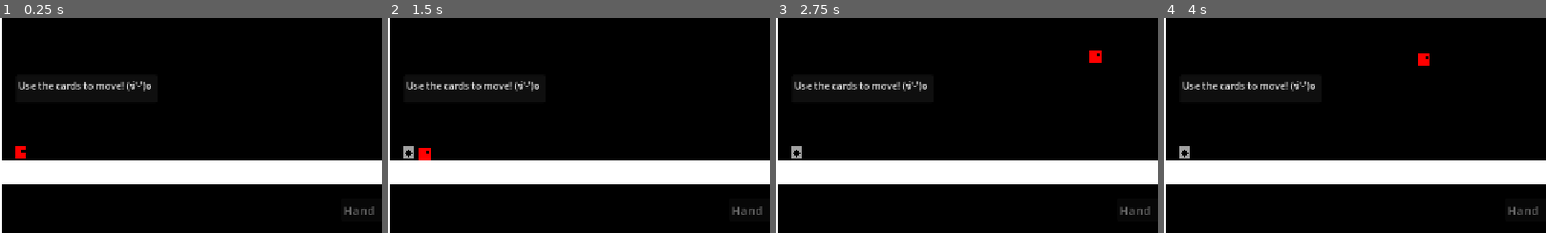
Above: before the commit, frames 1-4 (left to right).
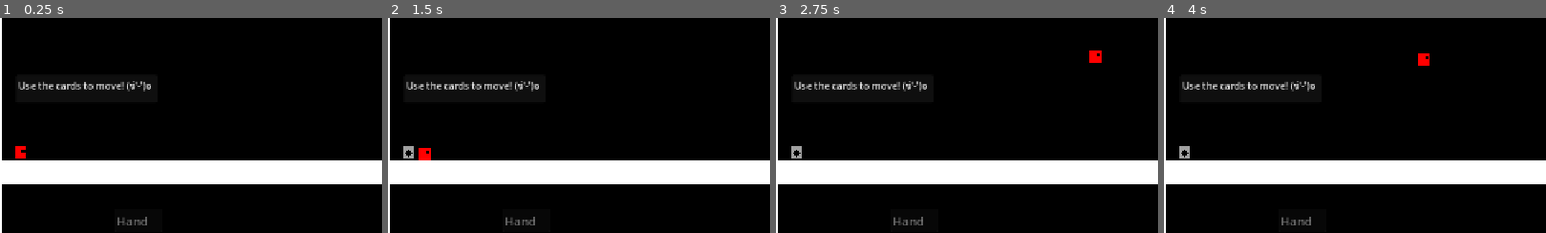
Above: after the commit, the same moments.

Repository: aduImperfect/GMTK20206_Game
Game: Godot game, scene res://Scenes/main.tscn
Two runs of this game, one before a commit and one after it. Both use one fixed random seed, a clock stepped at 60 frames per second and the inputs below.
Inputs (mouse positions are % of the whole screen's width and height, from its top left):
- Up to frame 1 (0.25 s): no input
- Up to frame 2 (1.5 s): click (23, 10) at 0.52 s; type "12" at 0.6 s; tap Enter at 1.25 s; move the mouse to (72, 45) at 1.27 s; hold Right from 1.28 s (still down); tap Shift at 1.35 s; click (72, 45) at 1.42 s
- Up to frame 3 (2.75 s): keep holding Right; tap Space at 1.52, 2, 2.27 s; move the mouse to (30, 55) at 2.02 s; tap Shift at 2.1 s
- Up to frame 4 (4 s): tap Enter at 2.75 s; move the mouse to (60, 28) at 2.77 s; release Right at 2.78 s; hold Left 2.78-3.53 s; tap Shift at 2.85, 3.6 s; tap Space at 3.5, 3.77 s; move the mouse to (45, 70) at 3.52 s; hold Right from 3.53 s (still down); click (45, 70) at 3.67 s
The pictures show only the part of the screen within x 3-53%, y 22-72%; the shares and areas given below are measured in that part.

The runs differ from the first frame. In frame 1, 0.3% of the frame differs, in the area x 30-98%, y 87-97%; in frame 2, 0.3%; in frame 3, 0.3%; in frame 4, 0.3%.
Error after the commit: Out of bounds get index '11' (on base: 'Array[Array]') (res://Scripts/card_mgr.gd:40)

Commit message:
Adding card based hand drawing behaviour along with ability for designer to set particular card values for each level and custom hand limit. With a delay showcase - can see cards opening up and closing on level switching (on goal reaching) and changing hand

Diff:
--- a/gmtk-game/Levels/level_01.tscn
+++ b/gmtk-game/Levels/level_01.tscn
@@ -5,14 +5,25 @@
 [ext_resource type="PackedScene" uid="uid://dbswmh8aba0vb" path="res://Scenes/start.tscn" id="3_xfk5q"]
 [ext_resource type="PackedScene" uid="uid://c7kw2s1jyomna" path="res://Scenes/death.tscn" id="4_1cq4g"]
 [ext_resource type="PackedScene" uid="uid://o11jqegfw74n" path="res://Scenes/campos.tscn" id="4_ocwms"]
+[ext_resource type="PackedScene" uid="uid://cewwvkacexvk2" path="res://Scenes/cardvalues.tscn" id="6_pbphk"]
 
 [node name="Level_01" type="Node2D" unique_id=234875700]
 
 [node name="Start" parent="." unique_id=1470424718 instance=ExtResource("3_xfk5q")]
 position = Vector2(73, 381)
 
-[node name="Goal2" parent="." unique_id=1634378711 instance=ExtResource("2_8ffim")]
+[node name="Goal" parent="." unique_id=1634378711 instance=ExtResource("2_8ffim")]
 position = Vector2(1195, 382)
+
+[node name="Death" parent="." unique_id=1296578022 instance=ExtResource("4_1cq4g")]
+position = Vector2(920, 750)
+scale = Vector2(100, 1)
+
+[node name="Campos" parent="." unique_id=952399795 instance=ExtResource("4_ocwms")]
+position = Vector2(641, 152)
+
+[node name="CardValues" parent="." unique_id=1516587373 instance=ExtResource("6_pbphk")]
+handValues = Array[int]([1, 1])
 
 [node name="Ground_W_R_2" parent="." unique_id=1751980 instance=ExtResource("1_vk57k")]
 position = Vector2(20, 362)
@@ -34,10 +45,6 @@
 position = Vector2(640.00006, 22)
 scale = Vector2(30, 1)
 
-[node name="Death" parent="." unique_id=1296578022 instance=ExtResource("4_1cq4g")]
-position = Vector2(920, 750)
-scale = Vector2(100, 1)
-
 [node name="LevelEnd2" type="TextEdit" parent="." unique_id=357667467]
 offset_left = 1050.0
 offset_top = 272.0
@@ -53,6 +60,3 @@
 offset_bottom = 299.0
 text = "Use the cards to move! (ง'̀-'́)ง"
 metadata/_edit_use_anchors_ = true
-
-[node name="Campos" parent="." unique_id=952399795 instance=ExtResource("4_ocwms")]
-position = Vector2(641, 152)
--- a/gmtk-game/Levels/level_02.tscn
+++ b/gmtk-game/Levels/level_02.tscn
@@ -5,6 +5,7 @@
 [ext_resource type="PackedScene" uid="uid://o11jqegfw74n" path="res://Scenes/campos.tscn" id="3_6mfy8"]
 [ext_resource type="PackedScene" uid="uid://b36n3qasn3g46" path="res://Scenes/ground.tscn" id="3_i2y1e"]
 [ext_resource type="PackedScene" uid="uid://c7kw2s1jyomna" path="res://Scenes/death.tscn" id="4_bsxbt"]
+[ext_resource type="PackedScene" uid="uid://cewwvkacexvk2" path="res://Scenes/cardvalues.tscn" id="6_1nift"]
 
 [node name="Level_02" type="Node2D" unique_id=1163223301]
 
@@ -14,8 +15,15 @@
 [node name="Goal" parent="." unique_id=1634378711 instance=ExtResource("2_iel4d")]
 position = Vector2(977, 413)
 
+[node name="Death" parent="." unique_id=1296578022 instance=ExtResource("4_bsxbt")]
+position = Vector2(642.00006, 665)
+scale = Vector2(60, 1)
+
 [node name="Campos" parent="." unique_id=952399795 instance=ExtResource("3_6mfy8")]
 position = Vector2(678, 190)
+
+[node name="CardValues" parent="." unique_id=1516587373 instance=ExtResource("6_1nift")]
+handValues = Array[int]([1, 4, 1])
 
 [node name="Ground_W_R_2" parent="." unique_id=1751980 instance=ExtResource("3_i2y1e")]
 position = Vector2(21, 363)
@@ -53,10 +61,6 @@
 text = "Nice."
 metadata/_edit_use_anchors_ = true
 
-[node name="Death" parent="." unique_id=1296578022 instance=ExtResource("4_bsxbt")]
-position = Vector2(642.00006, 665)
-scale = Vector2(60, 1)
-
 [node name="Ground_P_9" parent="." unique_id=340516949 instance=ExtResource("3_i2y1e")]
 position = Vector2(641.00006, 700)
 scale = Vector2(30, 1)
--- a/gmtk-game/Levels/level_03.tscn
+++ b/gmtk-game/Levels/level_03.tscn
@@ -5,17 +5,25 @@
 [ext_resource type="PackedScene" uid="uid://c2gstpkex2tx8" path="res://Scenes/goal.tscn" id="2_ojpmh"]
 [ext_resource type="PackedScene" uid="uid://b36n3qasn3g46" path="res://Scenes/ground.tscn" id="3_703nv"]
 [ext_resource type="PackedScene" uid="uid://c7kw2s1jyomna" path="res://Scenes/death.tscn" id="4_gff3n"]
+[ext_resource type="PackedScene" uid="uid://cewwvkacexvk2" path="res://Scenes/cardvalues.tscn" id="6_i7vav"]
 
 [node name="Level_03" type="Node2D" unique_id=1762506268]
 
 [node name="Start" parent="." unique_id=1470424718 instance=ExtResource("1_1vin3")]
 position = Vector2(78, 380)
 
+[node name="Goal" parent="." unique_id=1634378711 instance=ExtResource("2_ojpmh")]
+position = Vector2(1146, 444)
+
+[node name="Death" parent="." unique_id=1296578022 instance=ExtResource("4_gff3n")]
+position = Vector2(642.00006, 665)
+scale = Vector2(60, 1)
+
 [node name="Campos" parent="." unique_id=952399795 instance=ExtResource("2_f3lte")]
 position = Vector2(678, 190)
 
-[node name="Goal" parent="." unique_id=1634378711 instance=ExtResource("2_ojpmh")]
-position = Vector2(1146, 444)
+[node name="CardValues" parent="." unique_id=1516587373 instance=ExtResource("6_i7vav")]
+handValues = Array[int]([1, 4, 1, 4, 5, 1])
 
 [node name="Ground_W_R_2" parent="." unique_id=1751980 instance=ExtResource("3_703nv")]
 position = Vector2(21, 363)
@@ -68,7 +76,3 @@
 [node name="Ground_P_10" parent="." unique_id=2051624496 instance=ExtResource("3_703nv")]
 position = Vector2(638.00006, 21)
 scale = Vector2(30, 1)
-
-[node name="Death" parent="." unique_id=1296578022 instance=ExtResource("4_gff3n")]
-position = Vector2(642.00006, 665)
-scale = Vector2(60, 1)
--- a/gmtk-game/Scenes/background.tscn
+++ b/gmtk-game/Scenes/background.tscn
@@ -5,6 +5,6 @@
 [node name="Background" type="Node2D" unique_id=1958889540]
 
 [node name="Background" type="Sprite2D" parent="." unique_id=2123913812]
-z_index = -10
+z_index = -1000
 scale = Vector2(1.6, 0.9)
 texture = ExtResource("1_sn1xx")
--- a/gmtk-game/Scenes/card.tscn
+++ b/gmtk-game/Scenes/card.tscn
@@ -1,9 +1,12 @@
 [gd_scene format=3 uid="uid://bpvogl2ohpm3i"]
 
-[ext_resource type="Texture2D" uid="uid://caguwvc70q7no" path="res://Textures/Card_Back.png" id="1_0qqmn"]
+[ext_resource type="Texture2D" uid="uid://c4kapnt0lant7" path="res://Textures/Card_00_Back.png" id="1_wf8id"]
+[ext_resource type="Script" uid="uid://bbtpo0qpr172j" path="res://Scripts/card_handler.gd" id="2_wf8id"]
 
 [node name="Card" type="Node2D" unique_id=1416047968]
 
 [node name="CardTex" type="Sprite2D" parent="." unique_id=188414808]
+z_index = -500
 scale = Vector2(0.2, 0.2)
-texture = ExtResource("1_0qqmn")
+texture = ExtResource("1_wf8id")
+script = ExtResource("2_wf8id")
--- /dev/null
+++ b/gmtk-game/Scenes/cardvalues.tscn
@@ -0,0 +1,6 @@
+[gd_scene format=3 uid="uid://cewwvkacexvk2"]
+
+[ext_resource type="Script" uid="uid://bdtto46xcp5x0" path="res://Scripts/card_values.gd" id="1_hngg1"]
+
+[node name="CardValues" type="Node2D" unique_id=1516587373]
+script = ExtResource("1_hngg1")
--- a/gmtk-game/Scenes/mainui.tscn
+++ b/gmtk-game/Scenes/mainui.tscn
@@ -114,10 +114,10 @@
 
 [node name="Hand" type="TextEdit" parent="." unique_id=1636319556]
 custom_minimum_size = Vector2(80, 40)
-offset_left = -30.0
-offset_top = 97.0
-offset_right = 50.0
-offset_bottom = 137.0
+offset_left = -410.0
+offset_top = 115.0
+offset_right = -330.0
+offset_bottom = 155.0
 theme_override_font_sizes/font_size = 20
 text = "Hand"
 editable = false
--- a/gmtk-game/Scripts/card_data.gd
+++ b/gmtk-game/Scripts/card_data.gd
@@ -1,9 +1,15 @@
 class_name CardsHelper
 
 static var CARD_SCENE = preload("res://Scenes/card.tscn")
-static var cardNodes : Array[Node2D]
+static var deckNodes : Array[Node2D]
+static var handNodes : Array[Node2D]
 
-static var cardsCount : int = 0
+static var cardLevelOpenInit : bool
+static var cardLevelCloseInit : bool
+
+static var cardTextures : Array[Texture2D]
+
+static var deckSize : int = 0
 
 static var xCardCenter : float = 0.0
 static var yCardCenter : float = 0.0
@@ -16,7 +22,7 @@
 static var yInf : float = 0.0
 
 static var handLimit : int = 0
-static var handLimits : Array[int] = []
+static var handLimits : Array[Array] = []
 
 # Called when the node enters the scene tree for the first time.
 func _ready() -> void:
@@ -26,9 +32,56 @@
 func _process(_delta: float) -> void:
 	pass
 
+static func _load_card_textures() -> void:
+	cardTextures.clear()
+	var dir := DirAccess.open("res://Textures")
+	if dir == null:
+		push_error("CardsHelper: Could not open res://Textures directory.")
+		return
+
+	var cardTex_regex := RegEx.new()
+	cardTex_regex.compile("^Card_.*\\.png$")
+
+	dir.list_dir_begin()
+	var file_name := dir.get_next()
+	while file_name != "":
+		if not dir.current_is_dir() and cardTex_regex.search(file_name):
+			cardTextures.append(load("res://Textures/%s" % file_name))
+		file_name = dir.get_next()
+	dir.list_dir_end()
+
+	cardTextures.sort()
+	print(cardTextures)
+	print("All Card Textures Loaded")
+
 static func _set_values() -> void:
-	cardsCount = 10
-	xCardCenter = 250.0
+	deckSize = 10
+	_more_setters()
+
+static func _reset_values() -> void:
+	deckSize = SaveLoadHelper.save_data.get("game", 1).get("cards", 1).get("deck_size", 1)
+	print("Cards Deck Size: ", deckSize)
+
+	handLimit = SaveLoadHelper.save_data.get("game", 1).get("cards", 1).get("hand_limit", 1)
+	print("Current Hand Limit: ", handLimit)
+
+	handLimits = SaveLoadHelper.save_data.get("game", 1).get("cards", 1).get("hand_limits", 1)
+	print("Hand Limits Array: ", handLimits)
+
+static func _level_switching_values() -> void:
+	handLimit = LevelsDatabase.levelNodes[LevelsDatabase.currLevel].get_child(4).handValues.size()
+	cardLevelCloseInit = false
+
+static func _set_hand_limits_arr() -> void:
+	#Hand limits appended for each level!
+	for k in LevelsDatabase.levelsCount:
+		handLimits.append(LevelsDatabase.levelNodes[k].get_child(4).handValues)
+	handLimit = LevelsDatabase.levelNodes[0].get_child(4).handValues.size()
+
+static func _more_setters() -> void:
+	cardLevelOpenInit = false
+	cardLevelCloseInit = true
+	xCardCenter = 200.0
 	yCardCenter = 600.0
 	xCardOffset = 100.0
 	xCardDeckCenter = 1150.0
@@ -36,8 +89,4 @@
 	xInf = -9999.0
 	yInf = -9999.0
 
-	#Hand limits appended for each level!
-	#for k in LevelsDatabase.levelsCount:
-		#handLimits.append(4)
-
-	handLimit = 4
+	_load_card_textures()
--- /dev/null
+++ b/gmtk-game/Scripts/card_handler.gd
@@ -0,0 +1,49 @@
+extends Sprite2D
+
+@export var cardTypeVal : CardType.CARD_TYPE_ENUM
+@export var zIndex : int
+@export var cardDeckPosition : Vector2
+@export var cardHandPosition : Vector2
+@export var cardSpeed : float
+
+@export var startLerp : float
+@export var endLerp : float
+@export var lerpVal : float
+@export var lerped : bool
+@export var revLerp : bool
+
+# Called when the node enters the scene tree for the first time.
+func _ready() -> void:
+	cardSpeed = 1.0
+	startLerp = 0.0
+	endLerp = 1.0
+	lerpVal = 0.0
+	lerped = false
+	revLerp = false
+
+# Called every frame. 'delta' is the elapsed time since the previous frame.
+func _process(_delta: float) -> void:
+	if CardsHelper.cardTextures.size() != CardType.CARD_TYPE_ENUM.size():
+		return
+
+	texture = CardsHelper.cardTextures[int(cardTypeVal)]
+	z_index = zIndex
+
+	if cardHandPosition.is_equal_approx(global_position):
+		return
+
+	if lerped == false:
+		lerpVal += _delta * cardSpeed
+		if lerpVal <= endLerp:
+			if revLerp == false:
+				global_position = lerp(cardDeckPosition, cardHandPosition, lerpVal)
+			else:
+				global_position = lerp(cardHandPosition, cardDeckPosition, lerpVal)
+		else:
+			#Get it ready for the reverse lerp!
+			revLerp = !revLerp
+			lerpVal = 0.0
+			lerped = true
+			if revLerp == false:
+				cardHandPosition = cardDeckPosition
+				CardsHelper.cardLevelOpenInit = false
--- a/gmtk-game/Scripts/card_mgr.gd
+++ b/gmtk-game/Scripts/card_mgr.gd
@@ -2,14 +2,56 @@
 
 @export var initialDelayAccumulation : float = 0.0
 @export var initialDelayMax : float = 0.0
-@export var initialized : bool = false
 
 # Called when the node enters the scene tree for the first time.
 func _ready() -> void:
 	initialDelayAccumulation = 0.0
-	initialDelayMax = 0.0
-	initialized = false
+	initialDelayMax = 2.0
 
 # Called every frame. 'delta' is the elapsed time since the previous frame.
 func _process(_delta: float) -> void:
-	pass
+	if CardsHelper.cardLevelCloseInit == false:
+		initialDelayAccumulation += _delta
+		if initialDelayAccumulation > initialDelayMax:
+			initialDelayAccumulation = 0.0
+			_return_to_deck()
+			CardsHelper.cardLevelCloseInit = true
+
+
+	if CardsHelper.cardLevelOpenInit == false:
+		initialDelayAccumulation += _delta
+		if initialDelayAccumulation > initialDelayMax:
+			initialDelayAccumulation = 0.0
+			_draw_starting_hand()
+			CardsHelper.cardLevelOpenInit = true
+
+func _draw_starting_hand() -> void:
+	#Get current hand size!
+	#var k : int = CardsHelper.handNodes.size()
+	var k : int = 0
+	#Check against hand limit and keep adding to hand till then
+	while k < CardsHelper.handLimit:
+		CardsHelper.handNodes.push_back(CardsHelper.deckNodes.pop_back())
+		k += 1
+
+	print(CardsHelper.handNodes)
+	print("Current level: ", LevelsDatabase.currLevel)
+
+	print("CardsHelper.handLimits[" + str(LevelsDatabase.currLevel) +  "]: ", CardsHelper.handLimits[LevelsDatabase.currLevel])
+
+	for j in CardsHelper.handNodes.size():
+		CardsHelper.handNodes[j].get_child(0).zIndex = -100
+		CardsHelper.handNodes[j].get_child(0).cardHandPosition = Vector2(CardsHelper.xCardCenter + (j * CardsHelper.xCardOffset), CardsHelper.yCardCenter)
+		print("CardsHelper.handLimits[" + str(LevelsDatabase.currLevel) +  "][" + str(j) + "]: ", CardsHelper.handLimits[LevelsDatabase.currLevel][j])
+		CardsHelper.handNodes[j].get_child(0).cardTypeVal = CardsHelper.handLimits[LevelsDatabase.currLevel][j]
+
+func _return_to_deck() -> void:
+	#Add back the leftover hand cards back into the deck (if any)!
+	while CardsHelper.handNodes.size() != 0:
+		CardsHelper.deckNodes.push_front(CardsHelper.handNodes.pop_back())
+
+	#Reset the z indices and the deck positions!
+	for j in CardsHelper.deckNodes.size():
+		CardsHelper.deckNodes[j].get_child(0).cardTypeVal = CardType.CARD_TYPE_ENUM.BACKSIDE
+		CardsHelper.deckNodes[j].get_child(0).zIndex = -500 + (j * 10)
+		CardsHelper.deckNodes[j].get_child(0).lerped = false
--- /dev/null
+++ b/gmtk-game/Scripts/card_type.gd
@@ -0,0 +1,4 @@
+class_name CardType
+
+#BACKSIDE = 0 and so on.
+enum CARD_TYPE_ENUM { BACKSIDE, MOVE_FORWARD, MOVE_BACKWARD, JUMP_UPWARD, JUMP_FORWARD, SPEED_UP, SPEED_DOWN, STOP }
--- /dev/null
+++ b/gmtk-game/Scripts/card_values.gd
@@ -0,0 +1,11 @@
+extends Node2D
+
+@export var handValues : Array[CardType.CARD_TYPE_ENUM]
+
+# Called when the node enters the scene tree for the first time.
+func _ready() -> void:
+	pass
+
+# Called every frame. 'delta' is the elapsed time since the previous frame.
+func _process(_delta: float) -> void:
+	pass
--- a/gmtk-game/Scripts/goal.gd
+++ b/gmtk-game/Scripts/goal.gd
@@ -32,5 +32,6 @@
 			break
 
 	#Only progress to next level if all players reached!
-	if allPlayersEntered:
+	if allPlayersEntered && LevelsDatabase.lvlSwitchInProgress == false:
+		set_deferred("monitoring", false)
 		LevelsDatabase._level_switcher()
--- a/gmtk-game/Scripts/level_gen.gd
+++ b/gmtk-game/Scripts/level_gen.gd
@@ -16,9 +16,19 @@
 	PlayersHelper._set_ghost_container(ghost_container)
 
 	LevelsDatabase._set_values()
+
 	_spawn_levels()
 	_spawn_players()
 	_spawn_cards()
+
+	for k in LevelsDatabase.levelsCount:
+		if k == 0:
+			continue
+		LevelsDatabase.levelNodes[k].global_position.x = -9999.0
+		LevelsDatabase.levelNodes[k].global_position.y = -9999.0
+
+	LevelsDatabase.levelNodes[0].z_index = 0
+	CardsHelper._set_hand_limits_arr()
 
 	#CamPos is second child of the level!
 	#CameraHelper.camera_position = LevelsDatabase.levelNodes[LevelsDatabase.currLevel].get_child(1).global_position
@@ -28,18 +38,21 @@
 	pass
 
 func _spawn_levels() -> void:
-	var j : int = 0
+	#var j : int = 0
 	for k in LevelsDatabase.levelsCount:
 		print(LevelsDatabase.LEVEL_SCENES[k])
 		var level_instance = load(LevelsDatabase.LEVEL_SCENES[k]).instantiate()
 		print(level_instance)
-		level_instance.global_position.x = LevelsDatabase.xLevelCenter + (j * LevelsDatabase.xLevelOffset)
-		level_instance.global_position.y = LevelsDatabase.yLevelCenter + ((k % LevelsDatabase.maxHeight) * LevelsDatabase.yLevelOffset)
+		#level_instance.global_position.x = LevelsDatabase.xLevelCenter + (j * LevelsDatabase.xLevelOffset)
+		#level_instance.global_position.y = LevelsDatabase.yLevelCenter + ((k % LevelsDatabase.maxHeight) * LevelsDatabase.yLevelOffset)
+		level_instance.global_position.x = 0.0
+		level_instance.global_position.y = 0.0
+		level_instance.z_index = -2000
 		add_child(level_instance)
 		LevelsDatabase.levelNodes.append(level_instance)
 
-		if (k != 0) && ((k % LevelsDatabase.maxHeight) == 0):
-			j += 1
+		#if (k != 0) && ((k % LevelsDatabase.maxHeight) == 0):
+			#j += 1
 
 func _spawn_players() -> void:
 	for k in PlayersHelper.playersCount:
@@ -53,10 +66,16 @@
 		PlayersHelper.playerNodes.append(player_instance)
 
 func _spawn_cards() -> void:
-	for k in CardsHelper.cardsCount:
+	CardsHelper.handNodes.clear()
+	for k in CardsHelper.deckSize:
 		var card_instance = CardsHelper.CARD_SCENE.instantiate()
 		card_instance.global_position.x = CardsHelper.xCardDeckCenter
 		card_instance.global_position.y = CardsHelper.yCardDeckCenter
 		card_instance.name = "Card_" + str(k)
+		card_instance.get_child(0).cardTypeVal = CardType.CARD_TYPE_ENUM.BACKSIDE
+		#Making sure the cards are layered one above the other!
+		card_instance.get_child(0).zIndex += 10
+		card_instance.get_child(0).cardDeckPosition = Vector2(CardsHelper.xCardDeckCenter, CardsHelper.yCardDeckCenter)
+		card_instance.get_child(0).cardHandPosition = Vector2(CardsHelper.xCardDeckCenter, CardsHelper.yCardDeckCenter)
 		add_child(card_instance)
-		CardsHelper.cardNodes.append(card_instance)
+		CardsHelper.deckNodes.append(card_instance)
--- a/gmtk-game/Scripts/levels_data.gd
+++ b/gmtk-game/Scripts/levels_data.gd
@@ -12,7 +12,13 @@
 static var xLevelCenter : float = 0.0
 static var yLevelCenter : float = 0.0
 
-static var currLevel : int = 0
+static var lvlSwitchInProgress : bool = false
+
+static var currLevel : int = 0:
+	set(value):
+		currLevel = value
+		#breakpoint # Stops execution live on change
+
 
 static func _load_level_scenes() -> void:
 	LEVEL_SCENES.clear()
@@ -45,6 +51,8 @@
 	xLevelOffset = 3000.0
 	yLevelOffset = 2000.0
 
+	lvlSwitchInProgress = false
+
 	if SaveLoadHelper.fileExist:
 		currLevel = SaveLoadHelper.save_data.get("game", 1).get("level", 1).get("current", 1) - 1
 	else:
@@ -56,6 +64,8 @@
 	print("All Levels Loaded!")
 
 static func _level_switcher(newLevelNum : int = -1) -> void:
+	lvlSwitchInProgress = true
+
 	print("---------------")
 	print("Level Switched to: ", newLevelNum)
 
@@ -65,19 +75,24 @@
 	else:
 		#Setting level forcibly to switch version.
 		LevelsDatabase.currLevel = newLevelNum
+	print("Level Switcher Func - Current Level:", LevelsDatabase.currLevel)
 	InputsData.begin_delay = true
 	InputsData._reset_values()
 	CameraHelper._reset_values_sp()
+	CardsHelper._reset_values()
 
 	if LevelsDatabase.currLevel >= LevelsDatabase.levelsCount:
 		#print("Game Complete")
 		return
 
 	for k in LevelsDatabase.levelsCount:
-		LevelsDatabase.levelNodes[k].global_position.y -= yLevelOffset
-		if (k != 0) && ((k % LevelsDatabase.maxHeight) == 0):
-			LevelsDatabase.levelNodes[k].global_position.x -= xLevelOffset
-		print(LevelsDatabase.levelNodes[k].global_position.x, LevelsDatabase.levelNodes[k].global_position.y)
+		LevelsDatabase.levelNodes[k].global_position.x = 0.0
+		LevelsDatabase.levelNodes[k].global_position.y = 0.0
+		LevelsDatabase.levelNodes[k].z_index = -2000
+		#LevelsDatabase.levelNodes[k].global_position.y -= yLevelOffset
+		#if (k != 0) && ((k % LevelsDatabase.maxHeight) == 0):
+			#LevelsDatabase.levelNodes[k].global_position.x -= xLevelOffset
+	LevelsDatabase.levelNodes[LevelsDatabase.currLevel].z_index = 0
 
 	for k in PlayersHelper.playerNodes.size():
 		PlayersHelper.clear_ghosts_for_player(k)
@@ -85,8 +100,19 @@
 		PlayersHelper.playerNodes[k].global_position = LevelsDatabase.levelNodes[LevelsDatabase.currLevel].get_child(0).global_position
 		PlayersHelper.playerNodes[k].get_child(0)._start_new_run()
 
+	CardsHelper._level_switching_values()
+
+	for k in LevelsDatabase.levelsCount:
+		if k == LevelsDatabase.currLevel:
+			continue
+		LevelsDatabase.levelNodes[k].global_position.x = -9999.0
+		LevelsDatabase.levelNodes[k].global_position.y = -9999.0
+
+
 	#CamPos is second child of the level!
 	#CameraHelper.camera_position = LevelsDatabase.levelNodes[LevelsDatabase.currLevel].get_child(1).global_position
 
+	LevelsDatabase.levelNodes[LevelsDatabase.currLevel].get_child(1).set_deferred("monitoring", true)
+
 	SaveLoadHelper.save_game()
 	print("---------------")
--- a/gmtk-game/Scripts/save_load.gd
+++ b/gmtk-game/Scripts/save_load.gd
@@ -40,7 +40,12 @@
 				"volume": {
 					"master": AudioDatabase.audioMasterVolume
 				}
-			}
+			},
+			"cards": {
+				"deck_size": CardsHelper.deckSize,
+				"hand_limit": CardsHelper.handLimit,
+				"hand_limits" : CardsHelper.handLimits,
+			},
 		},
 		"character": {
 			"jump_speed": {
@@ -119,7 +124,8 @@
 		print("Failed to create copy file. Error code: ", FileAccess.get_open_error())
 
 	print("--------------------")
-
+	#DO NOT REMOVE: Forcing the check for level switch to end here!
+	LevelsDatabase.lvlSwitchInProgress = false
 
 
 # 2. LOAD FUNCTION
Not shown, added: gmtk-game/Scripts/card_handler.gd.uid
Not shown, added: gmtk-game/Scripts/card_type.gd.uid
Not shown, added: gmtk-game/Scripts/card_values.gd.uid
Renamed: gmtk-game/Textures/Card_Back.png -> gmtk-game/Textures/Card_00_Back.png
Not shown, changed: gmtk-game/Textures/Card_00_Back.png.import
Renamed: gmtk-game/Textures/Card_07.png -> gmtk-game/Textures/Card_01_Move_Forward.png
Not shown, changed: gmtk-game/Textures/Card_01_Move_Forward.png.import
Renamed: gmtk-game/Textures/Card_06.png -> gmtk-game/Textures/Card_02_Move_Backward.png
Not shown, changed: gmtk-game/Textures/Card_02_Move_Backward.png.import
Renamed: gmtk-game/Textures/Card_03.png -> gmtk-game/Textures/Card_03_Jump_Upward.png
Not shown, changed: gmtk-game/Textures/Card_03_Jump_Upward.png.import
Renamed: gmtk-game/Textures/Card_01.png -> gmtk-game/Textures/Card_04_Jump_Forward.png
(and 7 more such lines)
